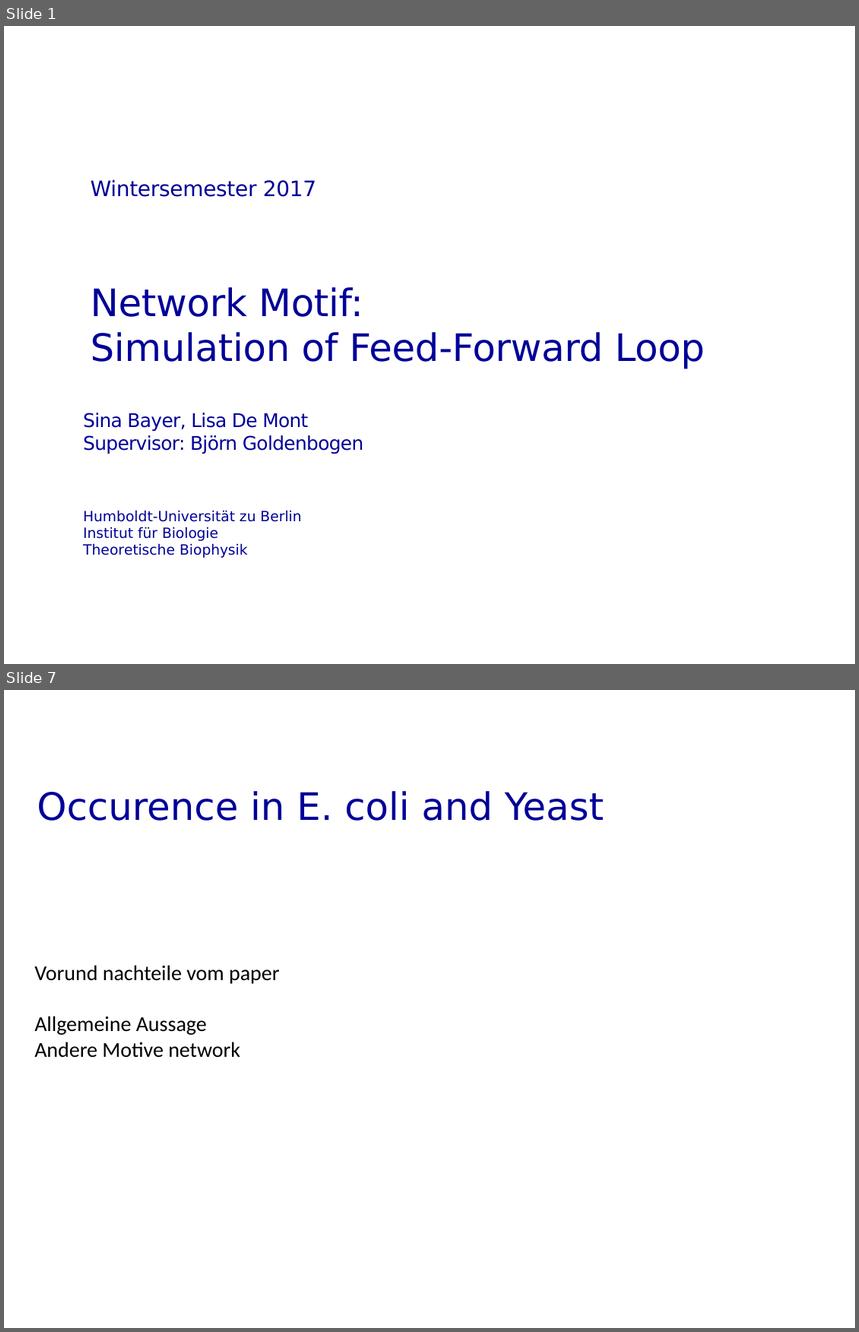
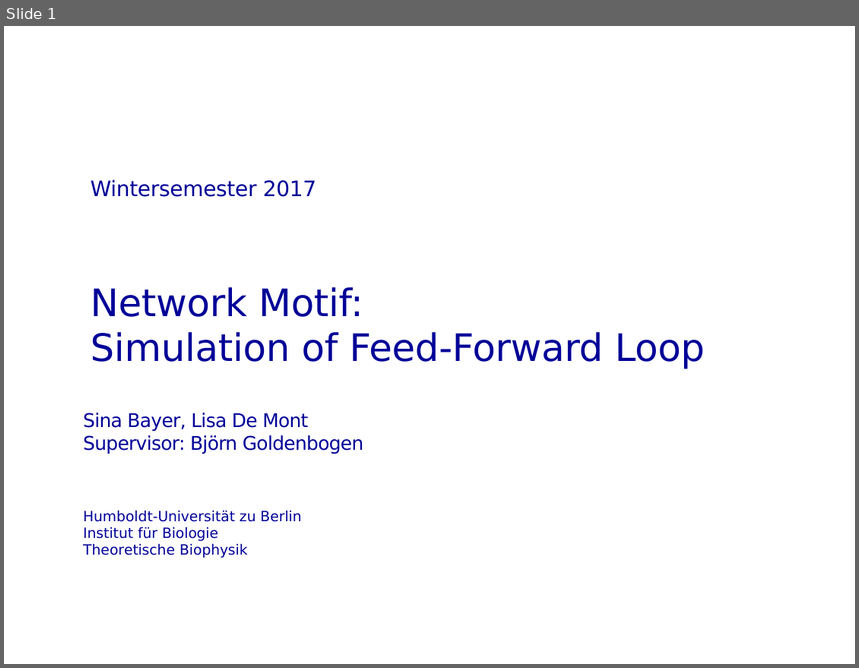
Before and after one commit to montelis/Feed-Forward-Loop, a slide deck: Feed Forward Loop Presentation.pptx. Shown one above the other, each under a label of ours: slides 1 and 7 before the commit, slide 1 after it; the slides between them are not shown. The pictures are 859x1332 and 859x668 pixels, drawn with LibreOffice and Linux fonts; fonts in the diff are those of the drawing; background and template pictures are left out. Boxes give left, top, right and bottom in pixels: in the first picture for what was removed or moved away, otherwise in the second. Text is boxed around its words. In the diff, an @@ line names an element or a change of style, - is before the commit and + after.

```diff
--- a/Feed Forward Loop Presentation.pptx
+++ b/Feed Forward Loop Presentation.pptx
@@ slide 7 removed at box(4, 690, 855, 1328), background #FFFFFF @@
@@ title removed at box(37, 791, 604, 821) @@
-Occurence in E. coli and Yeast
@@ text removed at box(34, 965, 279, 1058) @@
-Vorund nachteile vom paper
-Allgemeine Aussage
-Andere Motive network
```
Also in this commit, not shown: 3 slides changed, 12 slides added, 5 other slides removed.
